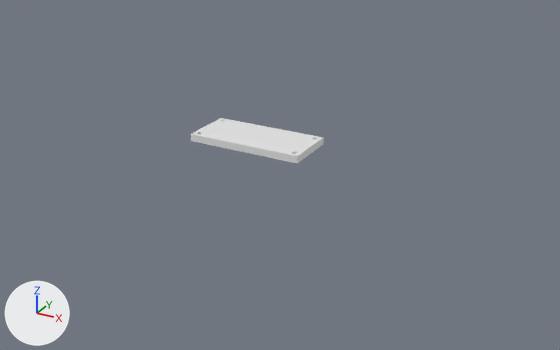
The Blender file RobotAssembly.blend: old version first, new version second.
One viewpoint serves both versions: a camera (50 mm lens) standing at (199.0, -336.0, 152.0) and looking at (12.0, 3.0, -18.0). Arrows for +X, +Y and +Z are at lower left; the lights stay in place.

The older version as bpy lines, for what is in view:
```python
me_cube = bpy.data.meshes.new('Cube')
me_cube.from_pydata(...)  # 264 vertices, 142 faces; spans x -1.0..1.0, y -1.0..1.0, z -1.0..1.0
ob_pizero = bpy.data.objects.new('PiZero', me_cube)
ob_pizero.location = (0.0, 0.0, 2.0)
ob_pizero.scale = (32.5, 15.0, 2.0)
```
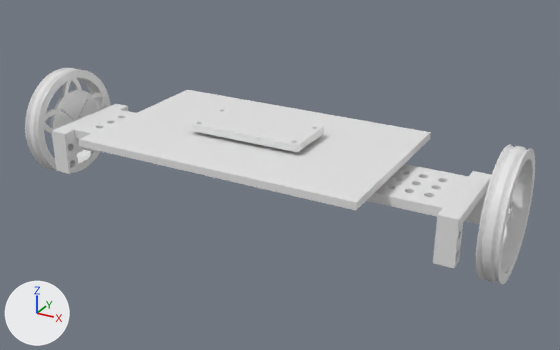
Edits to the scene script, one JSON object a line:
```json
{"op": "add", "block": "me_cube_002", "code": ["me_cube_002 = bpy.data.meshes.new('Cube.002')", "me_cube_002.from_pydata(...)  # a box spanning x -1.0..1.0, y -1.0..1.0, z -1.0..1.0"]}
{"op": "add", "block": "me_servobracket", "code": ["me_servobracket = bpy.data.meshes.new('ServoBracket')", "me_servobracket.from_pydata(...)  # 278 vertices, 616 faces; spans x 0.0..57.0, y 0.0..25.0, z 0.0..60.0"]}
{"op": "add", "block": "me_robowheel", "code": ["me_robowheel = bpy.data.meshes.new('RoboWheel')", "me_robowheel.from_pydata(...)  # 2802 vertices, 5724 faces; spans x -32.3..32.3, y -32.3..32.3, z -5.0..5.0"]}
{"op": "set", "path": "ob_pizero.location", "old": "(0.0, 0.0, 2.0)", "new": "(0.0, 0.0, 8.0)"}
{"op": "add", "block": "ob_cube", "code": ["ob_cube = bpy.data.objects.new('Cube', me_cube_002)", "ob_cube.location = (0.0, 0.0, 2.0)", "ob_cube.scale = (80.0, 50.0, 2.0)"]}
{"op": "add", "block": "ob_servobracket", "code": ["ob_servobracket = bpy.data.objects.new('ServoBracket', me_servobracket)", "ob_servobracket.location = (120.0, 30.0, -30.0)", "ob_servobracket.rotation_euler = (1.571, 0.0, -1.571)  # degrees (90, 0, -90)"]}
{"op": "add", "block": "ob_servobracket_001", "code": ["ob_servobracket_001 = bpy.data.objects.new('ServoBracket.001', me_servobracket.copy())", "ob_servobracket_001.location = (-120.0, -30.0, -30.0)", "ob_servobracket_001.rotation_euler = (1.571, 0.0, 1.571)  # degrees (90, 0, 90)"]}
{"op": "add", "block": "ob_robowheel", "code": ["ob_robowheel = bpy.data.objects.new('RoboWheel', me_robowheel)", "ob_robowheel.location = (-135.0, 1.0, -11.0)", "ob_robowheel.rotation_euler = (0.0, -1.571, 0.0)  # degrees (0, -90, 0)"]}
{"op": "add", "block": "ob_robowheel_001", "code": ["ob_robowheel_001 = bpy.data.objects.new('RoboWheel.001', me_robowheel.copy())", "ob_robowheel_001.location = (135.0, 1.0, -11.0)", "ob_robowheel_001.rotation_euler = (0.0, 1.571, 0.0)  # degrees (0, 90, 0)"]}
```

Boxes [x1, y1, x2, y2] around the edits, measured in the pictures (560 x 350 px):
```json
{"object": "Cube", "change": "added", "after": [79, 90, 431, 210]}
{"object": "ServoBracket", "change": "added", "after": [366, 164, 492, 268]}
{"object": "RoboWheel.001", "change": "added", "after": [476, 145, 535, 284]}
{"object": "PiZero", "change": "moved", "before": [191, 118, 324, 163], "after": [190, 108, 324, 152]}
{"object": "RoboWheel", "change": "added", "after": [25, 68, 111, 173]}
{"object": "ServoBracket.001", "change": "added", "after": [52, 104, 135, 174]}
```
